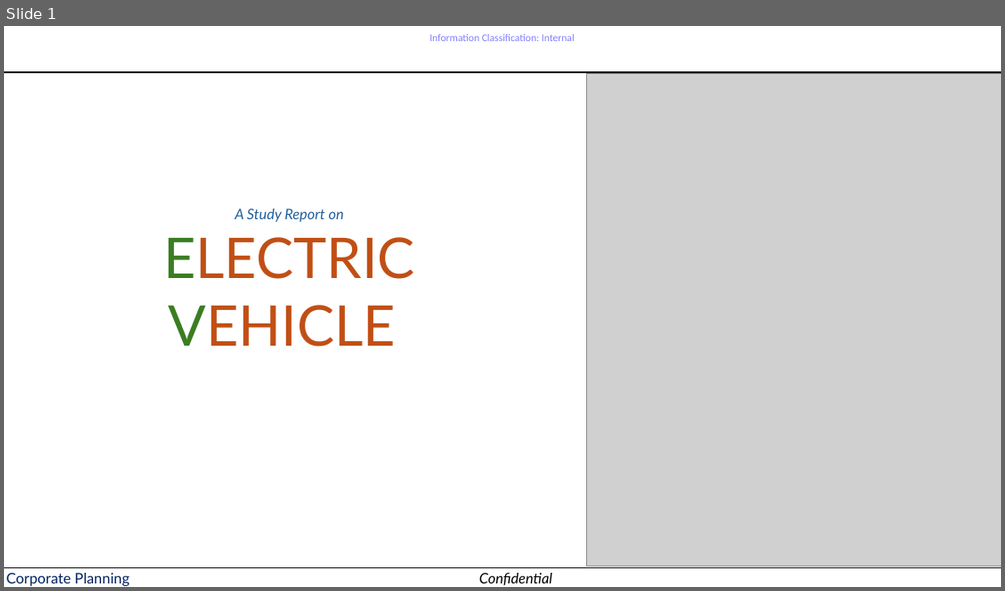
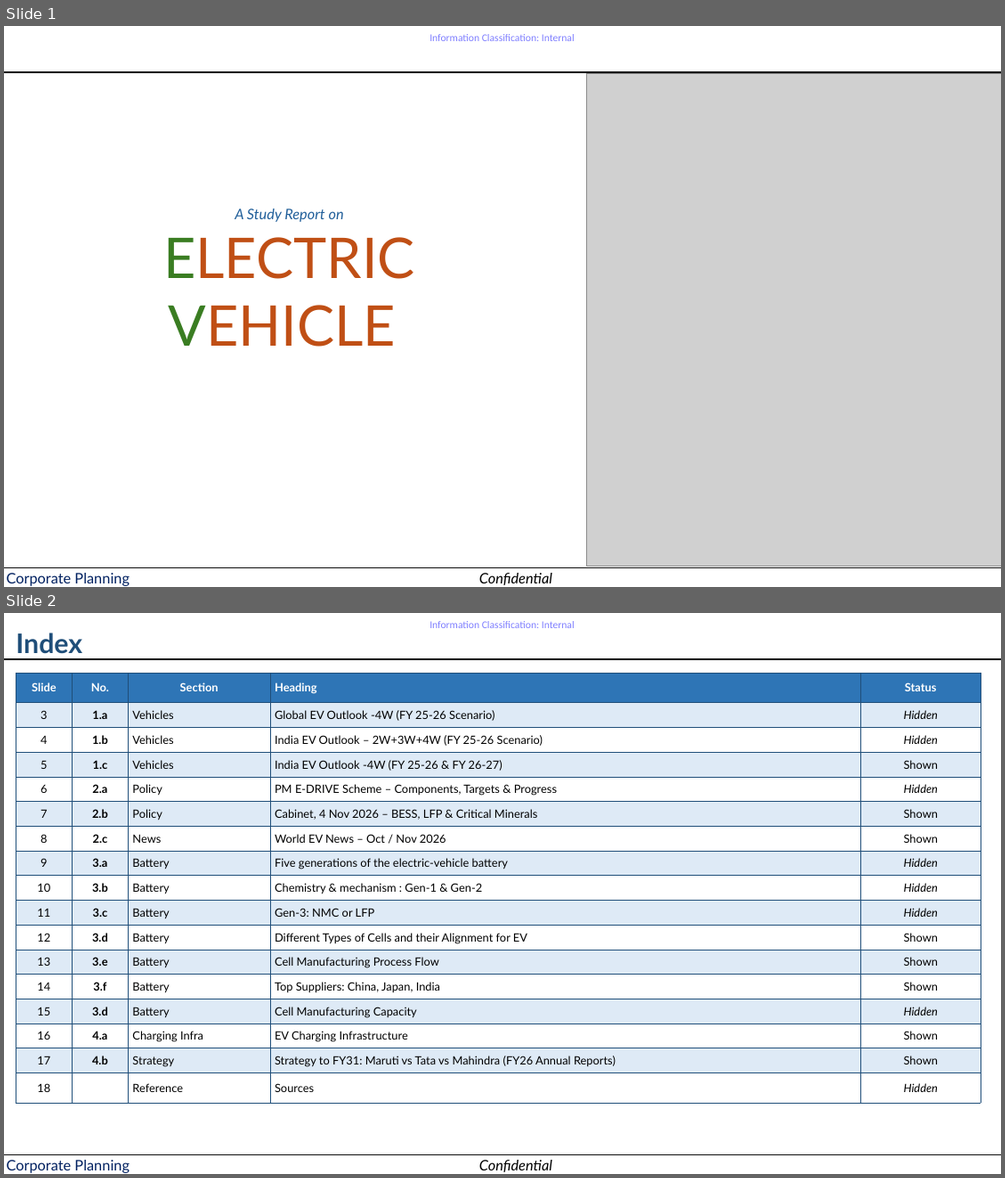
Before and after one commit to Crypto-ashish/bess, a slide deck: EV study 10nov.pptx. Shown one above the other, each under a label of ours: slide 1 before the commit, slides 1 and 2 after it. The pictures are 1005x591 and 1005x1178 pixels, drawn with LibreOffice and Linux fonts; fonts in the diff are those of the drawing; grey boxes stand for pictures. Boxes give left, top, right and bottom in pixels: in the first picture for what was removed or moved away, otherwise in the second. Text is boxed around its words. In the diff, an @@ line names an element or a change of style, - is before the commit and + after.

```diff
--- a/EV study 10nov.pptx
+++ b/EV study 10nov.pptx
@@ slide 2 added at (4, 613, 1001, 1174), background #FFFFFF; not listed: 5 template elements that a slide beside it also shows @@
@@ text added at (16, 633, 82, 654), 26 pt, text #1F4E79, bold @@
+Index
@@ table added at (16, 673, 980, 1097), 17 rows, 5 columns @@
+Slide | No. | Section | Heading | Status
+3 | 1.a | Vehicles | Global EV Outlook -4W (FY 25-26 Scenario) | Hidden
+4 | 1.b | Vehicles | India EV Outlook – 2W+3W+4W (FY 25-26 Scenario) | Hidden
+5 | 1.c | Vehicles | India EV Outlook -4W (FY 25-26 & FY 26-27) | Shown
+6 | 2.a | Policy | PM E-DRIVE Scheme – Components, Targets & Progress | Hidden
+7 | 2.b | Policy | Cabinet, 4 Nov 2026 – BESS, LFP & Critical Minerals | Shown
+8 | 2.c | News | World EV News – Oct / Nov 2026 | Shown
+9 | 3.a | Battery | Five generations of the electric-vehicle battery | Hidden
+10 | 3.b | Battery | Chemistry & mechanism : Gen-1 & Gen-2 | Hidden
+11 | 3.c | Battery | Gen-3: NMC or LFP | Hidden
+12 | 3.d | Battery | Different Types of Cells and their Alignment for EV | Shown
+13 | 3.e | Battery | Cell Manufacturing Process Flow | Shown
+14 | 3.f | Battery | Top Suppliers: China, Japan, India | Shown
+15 | 3.d | Battery | Cell Manufacturing Capacity | Hidden
+16 | 4.a | Charging Infra | EV Charging Infrastructure | Shown
+17 | 4.b | Strategy | Strategy to FY31: Maruti vs Tata vs Mahindra (FY26 Annual Reports) | Shown
+18 |  | Reference | Sources | Hidden
```
